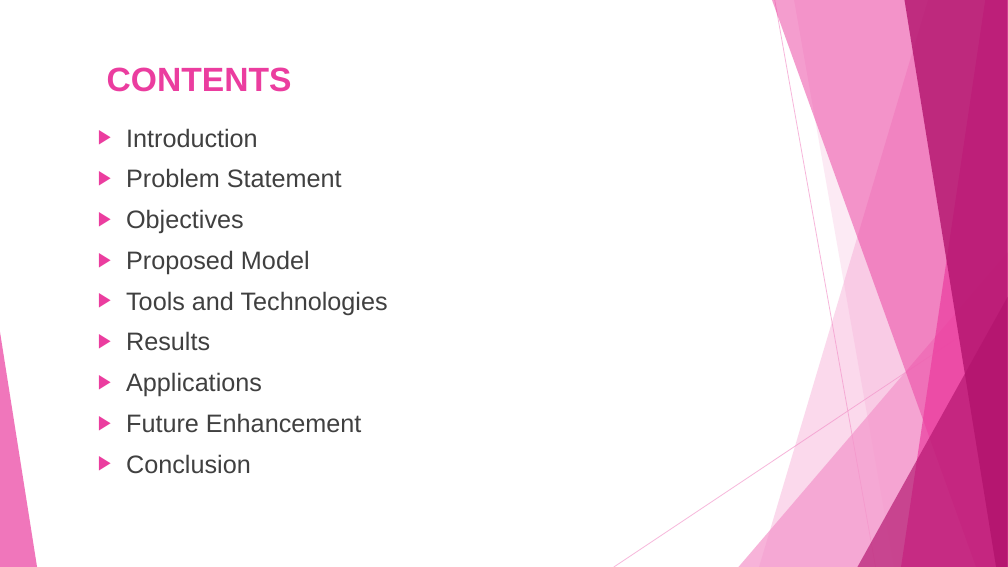
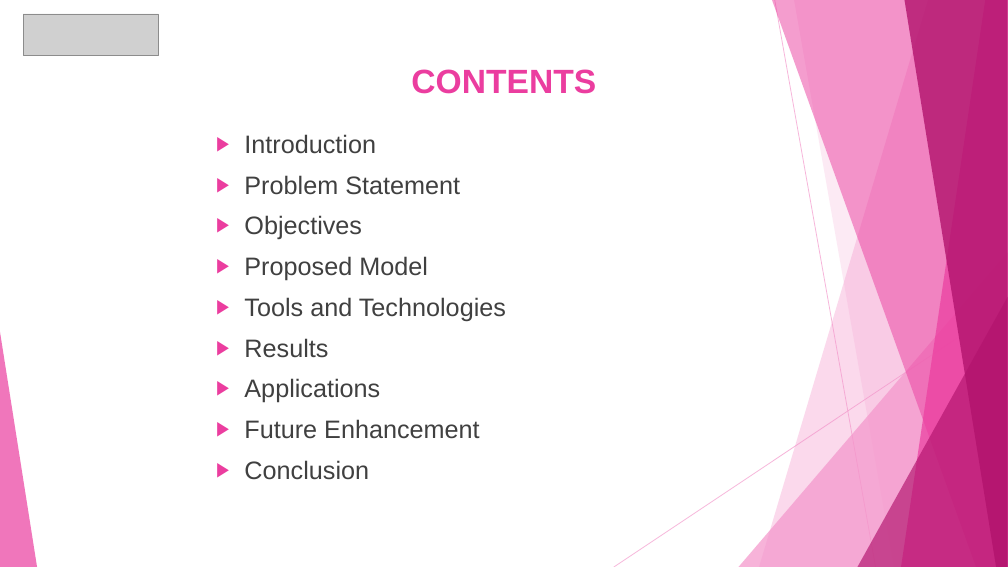
Before and after one commit to ShantaAngadageri/Infosys_Crowdcount_October2025_Shanta_Angadageri, a slide deck: slide 2 of crowd_count_ppt (2).pptx. Drawn at 1008x567 pixels with LibreOffice and Linux fonts; fonts in the diff are those of the drawing; grey boxes stand for pictures. Boxes give left, top, right and bottom in pixels: in the first picture for what was removed or moved away, otherwise in the second. Text is boxed around its words. In the diff, an @@ line names an element or a change of style, - is before the commit and + after.

```diff
--- a/crowd_count_ppt (2).pptx
+++ b/crowd_count_ppt (2).pptx
@@ picture added at (23, 14, 159, 55) @@
@@ title "CONTENTS": place and size @@
-title "CONTENTS" at (107, 67, 292, 92)
+title "CONTENTS" at (411, 69, 596, 94)
@@ title "CONTENTS" at (411, 69, 596, 94): alignment left to centre @@
@@ text "Introduction": place and size @@
-text "Introduction" at (126, 128, 388, 474)
+text "Introduction" at (244, 134, 506, 480)
```
Also in this commit, not shown: 16 other slides changed, 1 slide removed, 1 other file.
